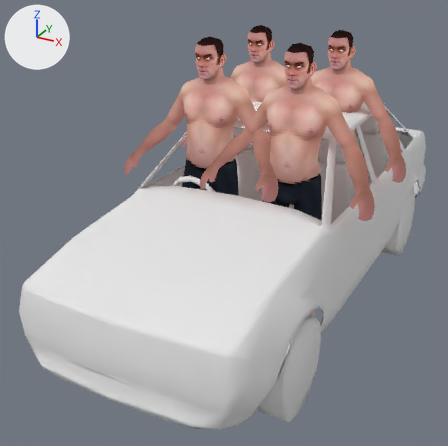
The Blender file Working/CHAR/CharacterAnims.blend: old version first, new version second.
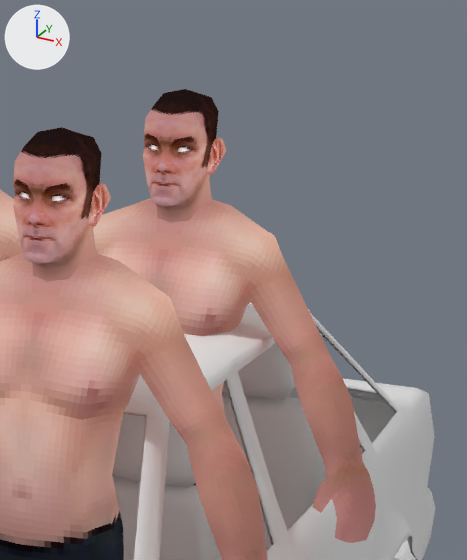
Each version appears first whole from a 50 mm lens placed at (1.799, -3.922, 2.495), pointed at (-0.244, -0.208, 0.638), and next in a close-up on the part from 62% to 98% of the width and 0% to 42% of the height. The axes (+X, +Y, +Z) are drawn at upper left. The lights are the same throughout. The last two pictures show the newer version.

Objects in the first close-up: 'Body.004', 'Body.005', 'Body.006', 'Head.009', 'Head.010', 'SM_VEH_FordEscort_A_01_LOD0'.
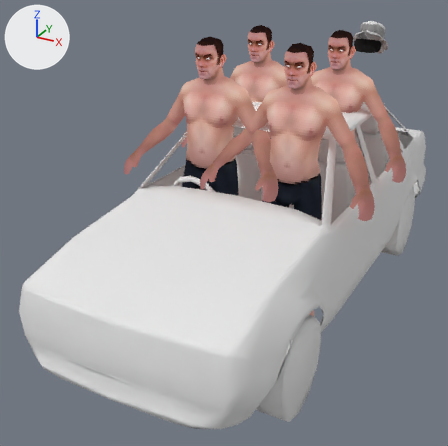
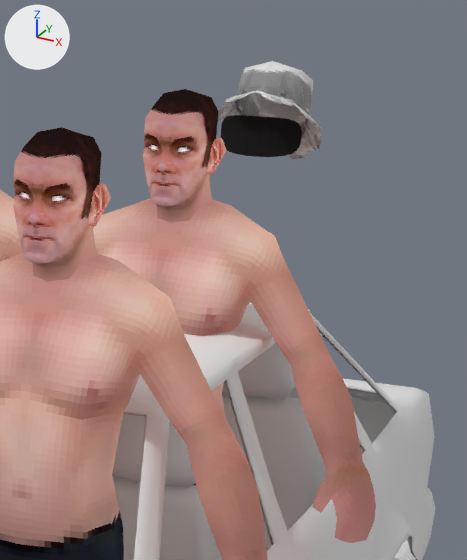
Edits to the bpy script that builds the scene:
```text
Change ob_night_cap:
    remove ob_night_cap.hide_set(True)
Change ob_head_002:
    remove ob_head_002.hide_set(True)
```

Changed parts and their boxes [x1, y1, x2, y2] in the close-ups (467 x 560 px):
'Night Cap', shown
    after: [218, 61, 322, 159]
'Head.002', shown
    after: [221, 115, 302, 157]
